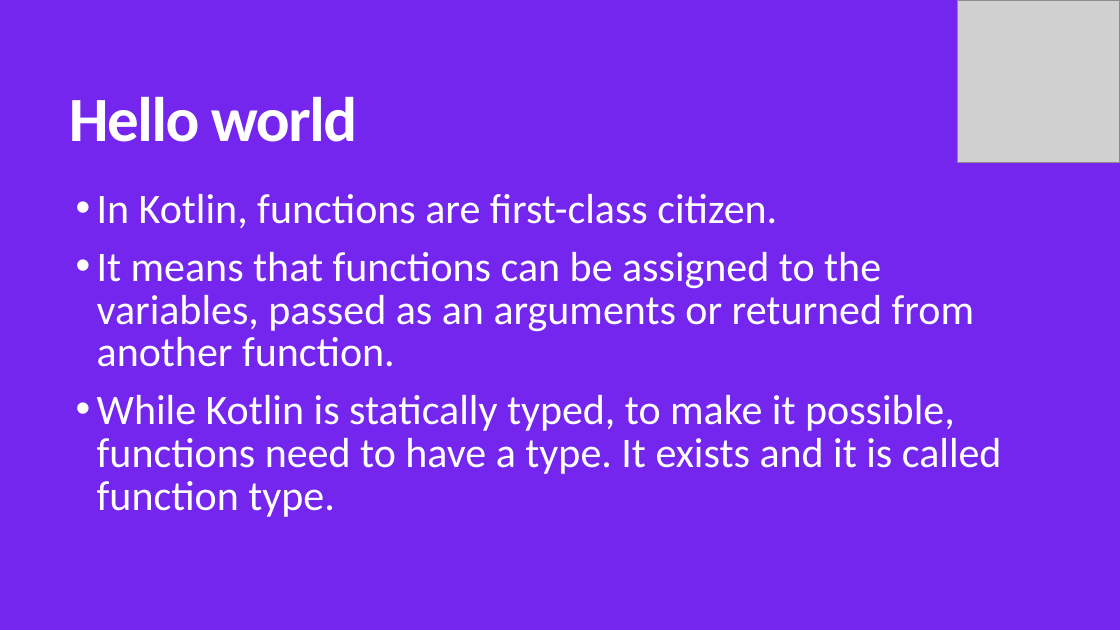
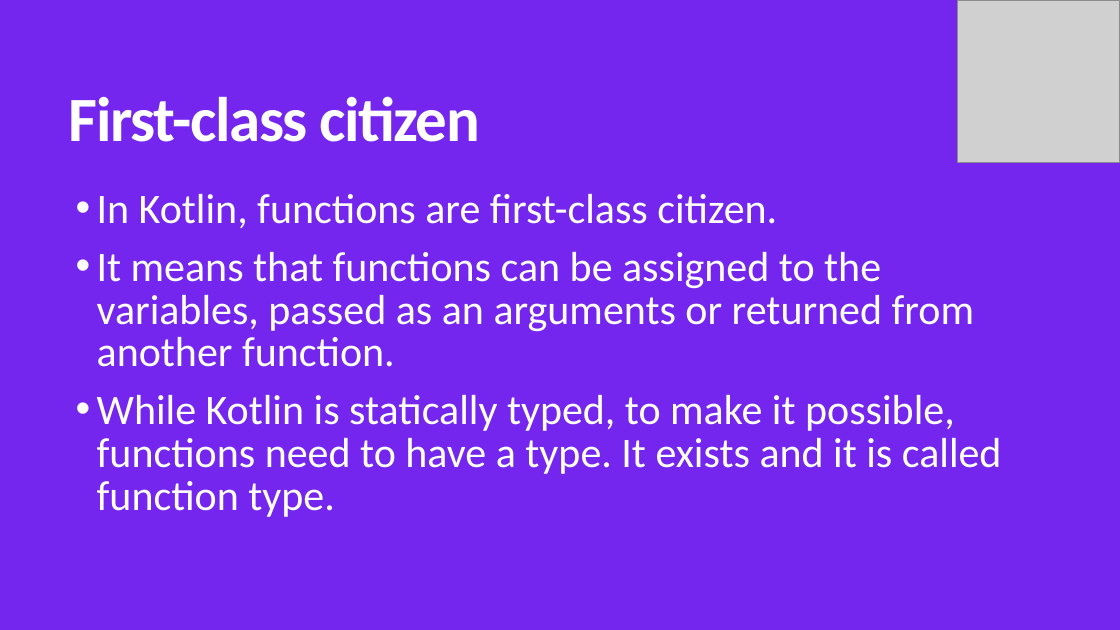
Before and after one commit to MohamedWael/Kotlin-crash-course, a slide deck: slide 33 of kotlin_intro.pptx (slide 31 before the commit). Drawn at 1120x630 pixels with LibreOffice and Linux fonts; fonts in the diff are those of the drawing; grey boxes stand for pictures. Boxes give left, top, right and bottom in pixels: in the first picture for what was removed or moved away, otherwise in the second. Text is boxed around its words. In the diff, an @@ line names an element or a change of style, - is before the commit and + after.

```diff
--- a/kotlin_intro.pptx
+++ b/kotlin_intro.pptx
@@ title at (69,96,480,142): text changed @@
-Hello world
+First-class citizen
```
Also in this commit, not shown: 15 other slides changed, 29 slides added, 1 slide removed, 1 other file.
